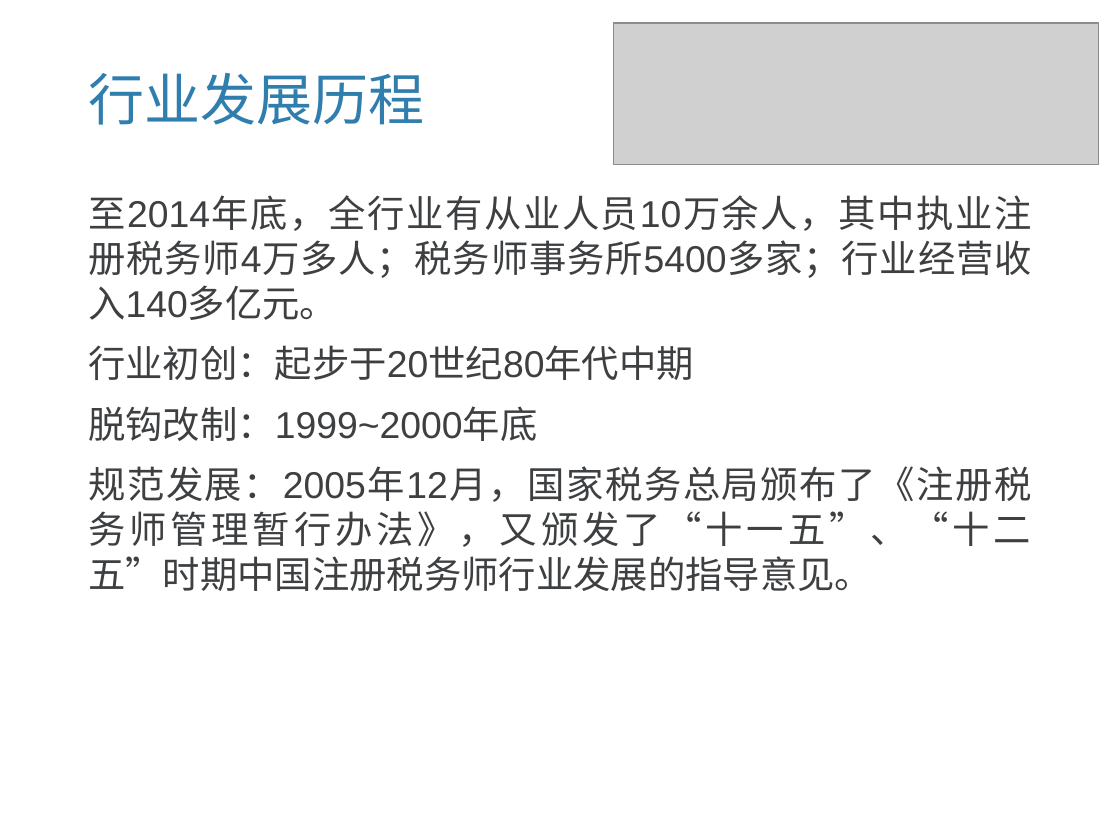
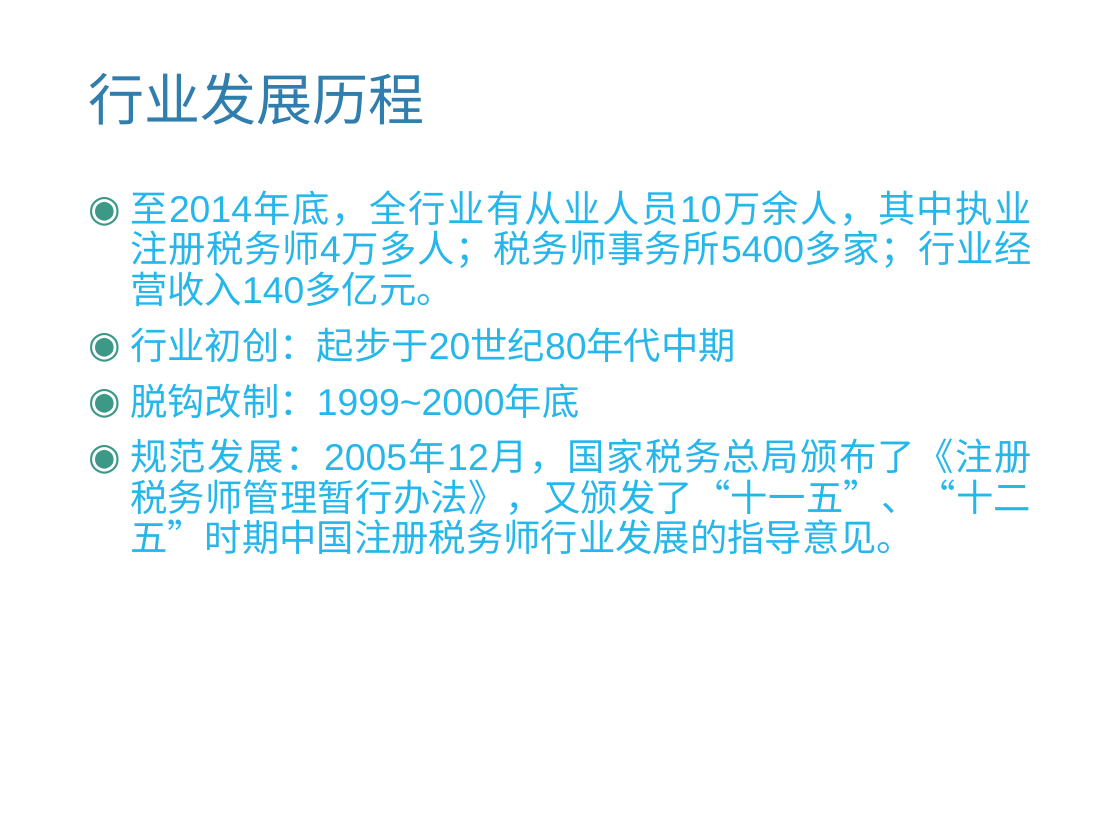
Before and after one commit to livejq/OfficeUtils, a slide deck: slide 5 of temp/PPT.pptx. Drawn at 1120x840 pixels with LibreOffice and Linux fonts; fonts in the diff are those of the drawing; grey boxes stand for pictures; background and template pictures are left out. Boxes give left, top, right and bottom in pixels: in the first picture for what was removed or moved away, otherwise in the second. Text is boxed around its words. In the diff, an @@ line names an element or a change of style, - is before the commit and + after.

```diff
--- a/temp/PPT.pptx
+++ b/temp/PPT.pptx
@@ picture removed at [614, 24, 1099, 166] @@
@@ text "至2014年底，全行业有从业人员10万余人，其中执业注册税务师4万多人；税务师事务所5400多家；行业经营收入140多亿 ..." at [130, 190, 1032, 554]: text colour #3D3F41 to #25B7EC; bullet none to ◉; line spacing 1 to 0.9 @@
```
Also in this commit, not shown: 10 other slides changed, 4 slides added, 4 slides removed, 10 other files.
